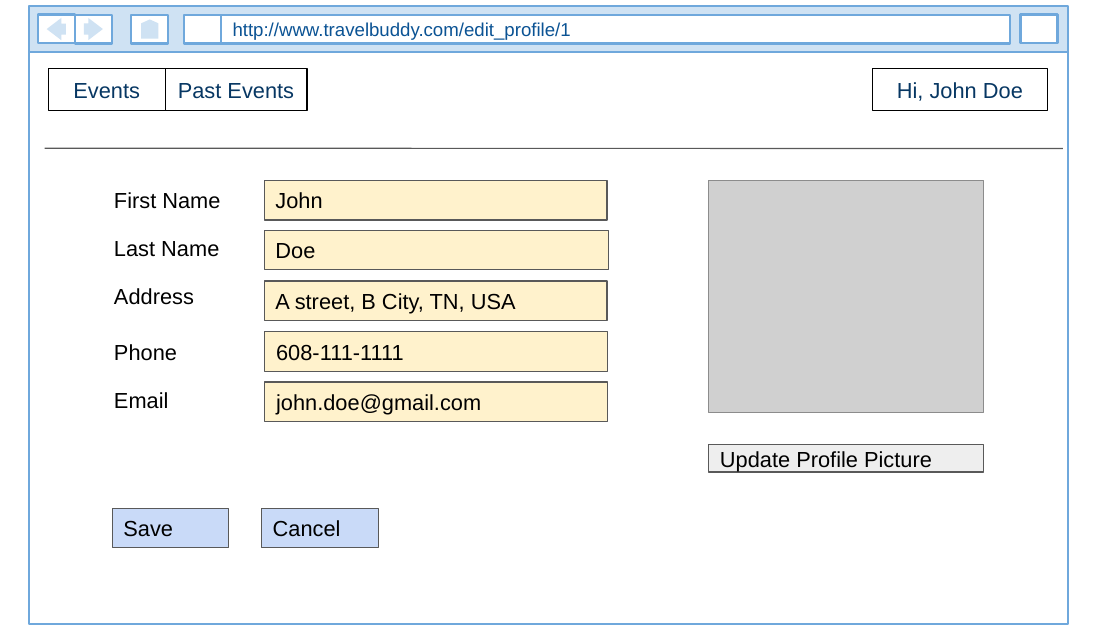
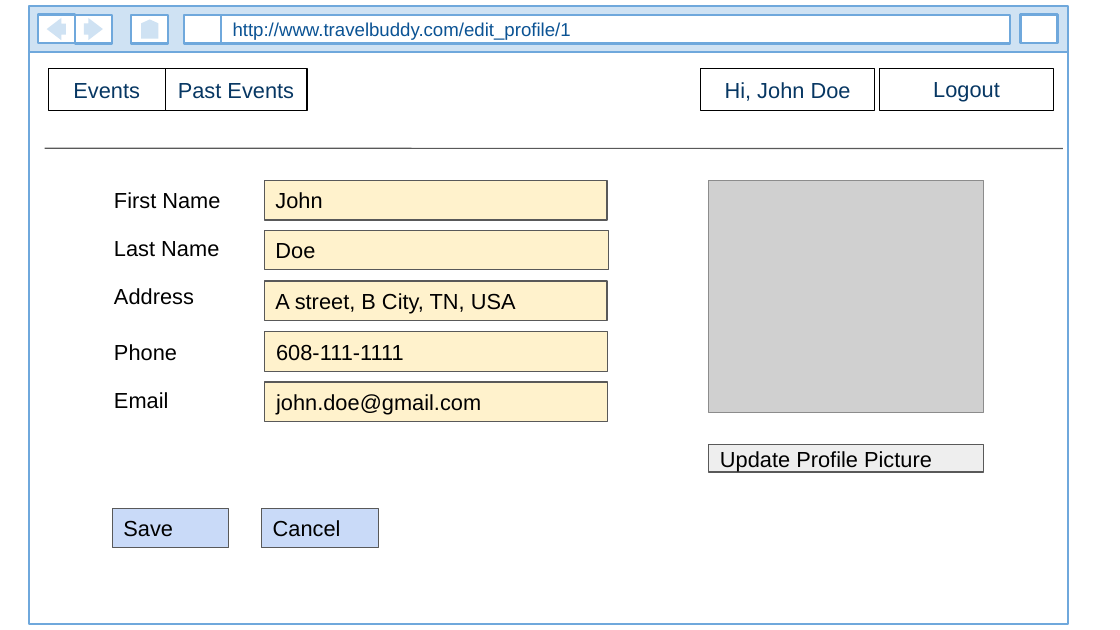
Before and after one commit to kauser-cse-buet/TravelWithBuddy, a slide deck: slide 2 of misc/user_interface_designs.pptx. Drawn at 1120x630 pixels with LibreOffice and Linux fonts; fonts in the diff are those of the drawing; grey boxes stand for pictures. Boxes give left, top, right and bottom in pixels: in the first picture for what was removed or moved away, otherwise in the second. Text is boxed around its words. In the diff, an @@ line names an element or a change of style, - is before the commit and + after.

```diff
--- a/misc/user_interface_designs.pptx
+++ b/misc/user_interface_designs.pptx
@@ rectangle "Hi, John Doe": place and size @@
-rectangle "Hi, John Doe" at [872, 68, 1047, 111]
+rectangle "Hi, John Doe" at [700, 68, 875, 111]
@@ rectangle added at [879, 68, 1054, 111], outline #000000 0.75 pt, 14 pt, text #073763 @@
+Logout
```
Also in this commit, not shown: 7 other slides changed, 1 slide added, 1 slide removed, 2 other files.
